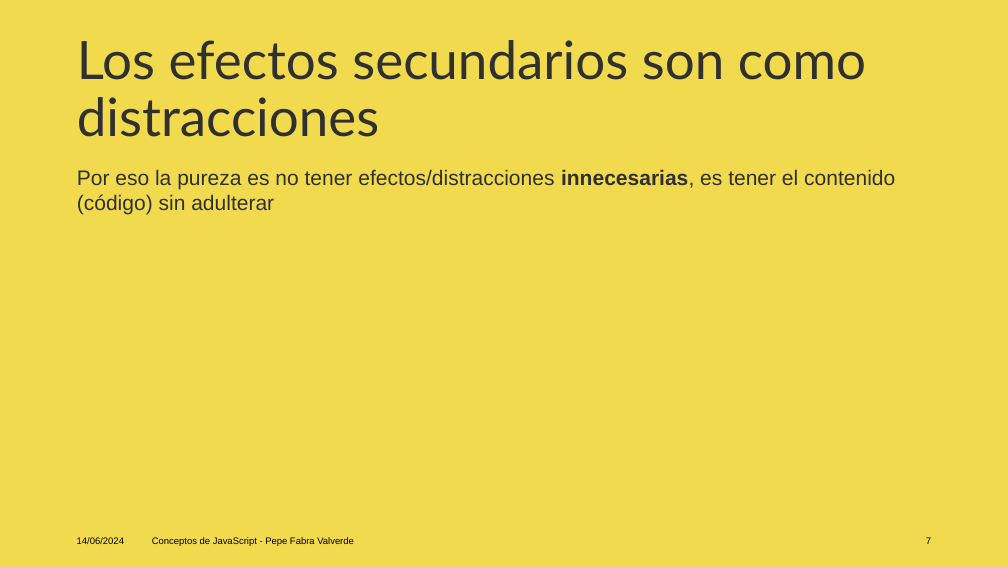
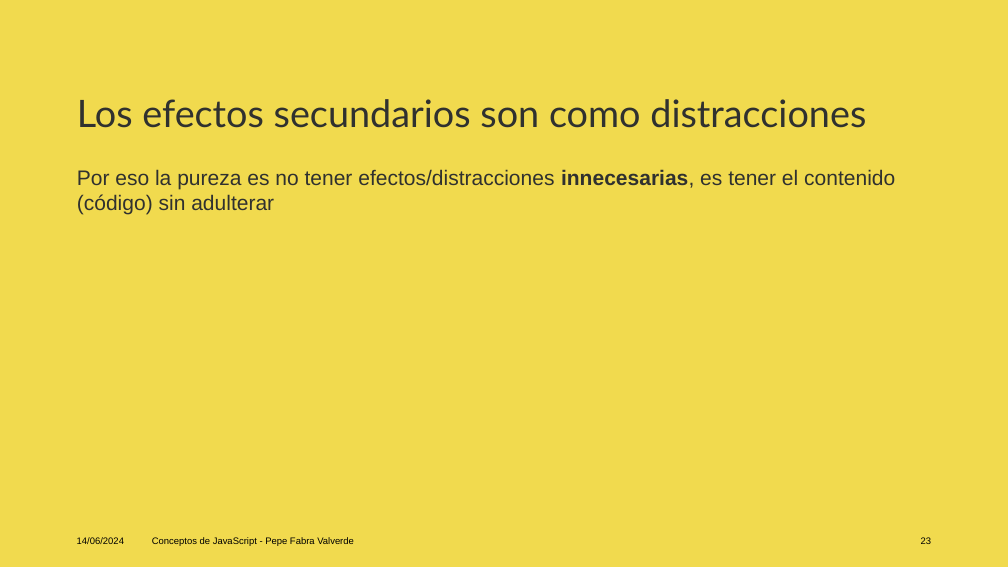
Before and after one commit to jofaval/talks-about, a slide deck: slide 23 of concepts-of-js/conceps-of-js.es.pptx (slide 7 before the commit). Drawn at 1008x567 pixels with LibreOffice and Linux fonts; fonts in the diff are those of the drawing. Boxes give left, top, right and bottom in pixels: in the first picture for what was removed or moved away, otherwise in the second. Text is boxed around its words. In the diff, an @@ line names an element or a change of style, - is before the commit and + after.

```diff
--- a/concepts-of-js/conceps-of-js.es.pptx
+++ b/concepts-of-js/conceps-of-js.es.pptx
@@ title "Los efectos secundarios son como ..." at bbox=[77, 99, 866, 128]: size 50.4 to 36 pt; vertical alignment top to bottom @@
@@ page number at bbox=[921, 537, 932, 544]: text changed @@
-7
+23
```
Also in this commit, not shown: 2 other slides changed, 111 slides added, 1 other file.
